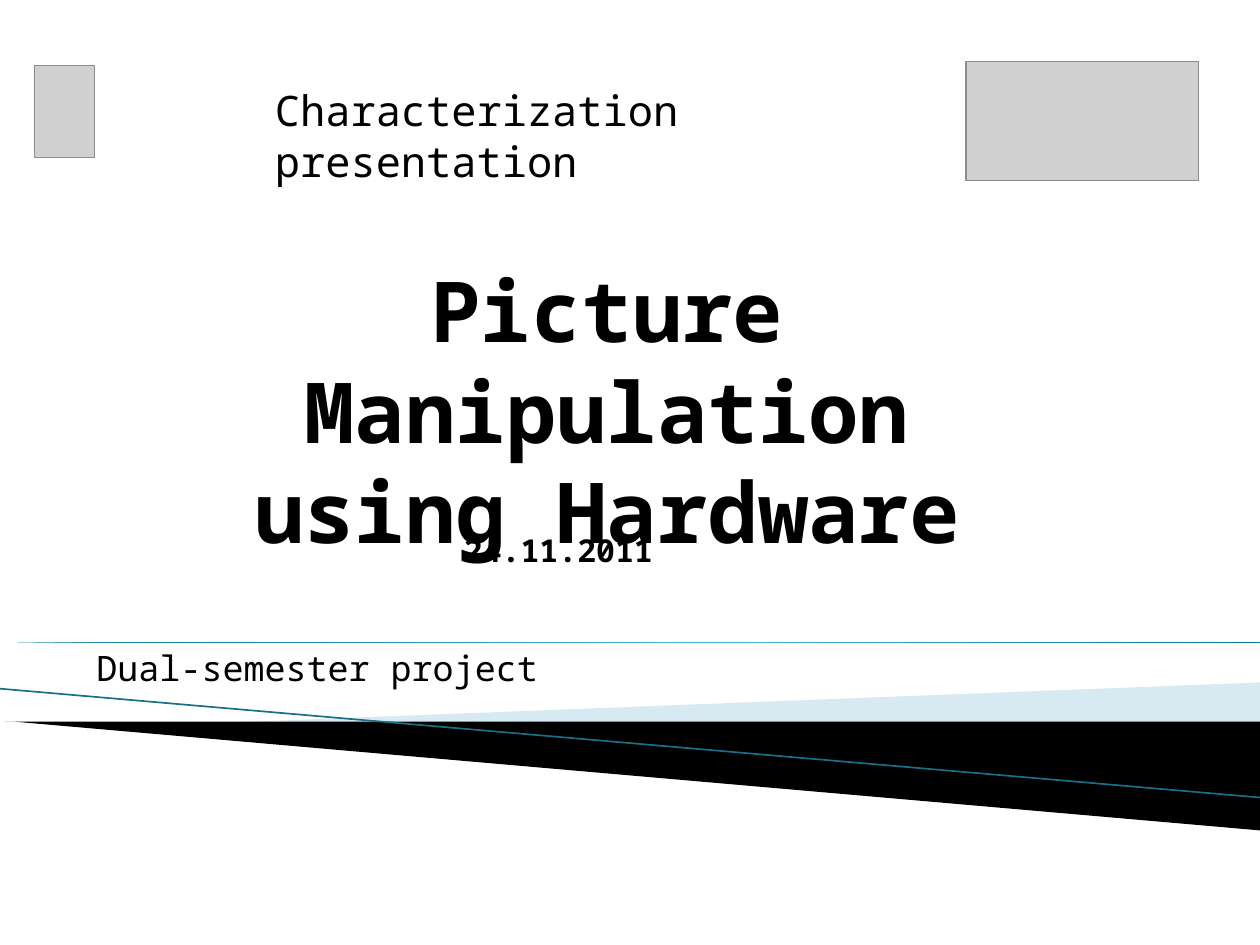
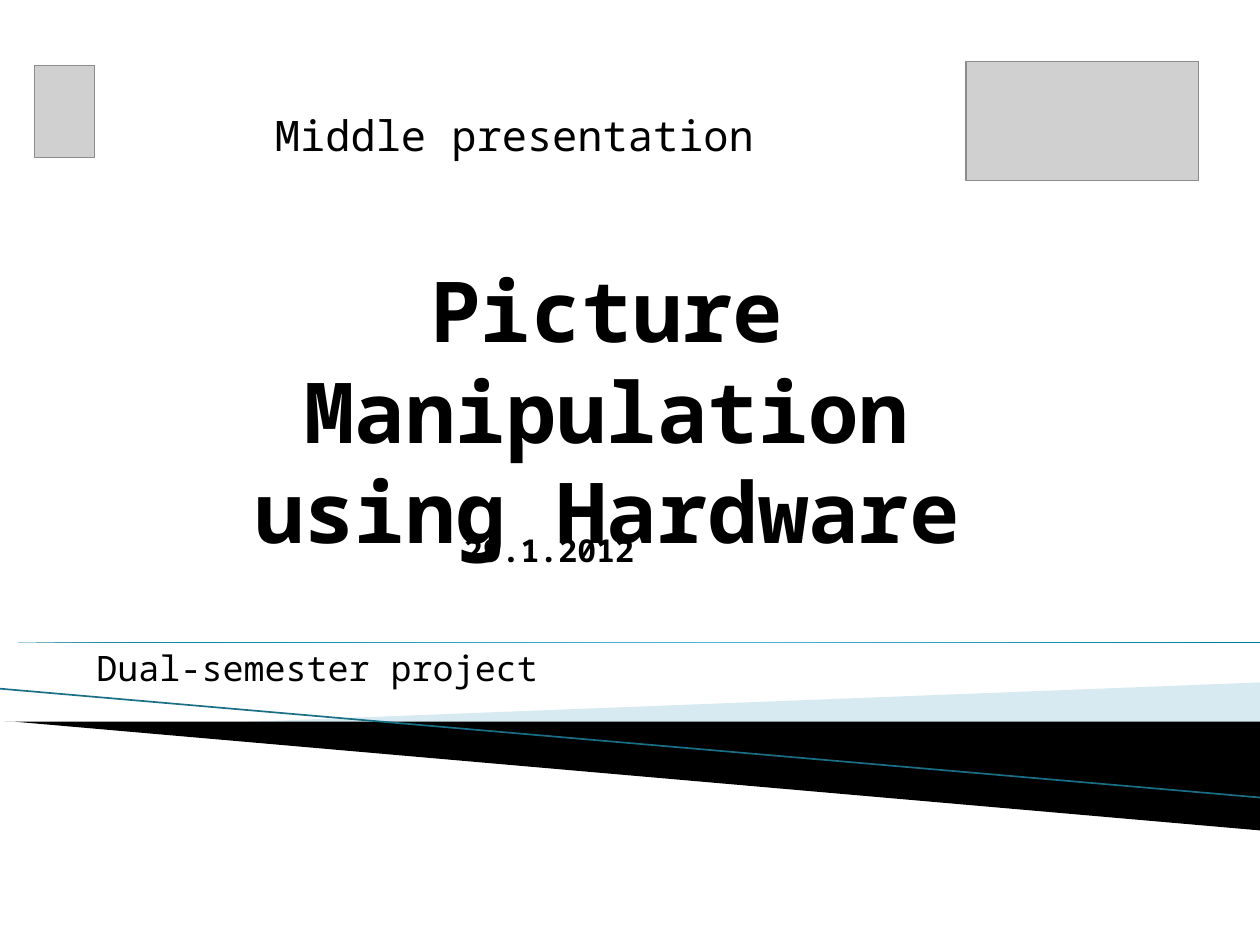
Before and after one commit to shizzz88/image-rotation-technion-ee, a slide deck: slide 1 of Presentation/Mid_Presentation.pptx. Drawn at 1260x945 pixels with LibreOffice and Linux fonts; fonts in the diff are those of the drawing; grey boxes stand for pictures; background and template pictures are left out. Boxes give left, top, right and bottom in pixels: in the first picture for what was removed or moved away, otherwise in the second. Text is boxed around its words. In the diff, an @@ line names an element or a change of style, - is before the commit and + after.

```diff
--- a/Presentation/Mid_Presentation.pptx
+++ b/Presentation/Mid_Presentation.pptx
@@ text at bbox=[275, 119, 754, 161]: text changed @@
-Characterization presentation
+Middle presentation
@@ text at bbox=[464, 533, 634, 564]: text changed @@
-24.11.2011
+29.1.2012
```
Also in this commit, not shown: 5 other slides changed, 8 slides added, 18 slides removed, 1 other file.
